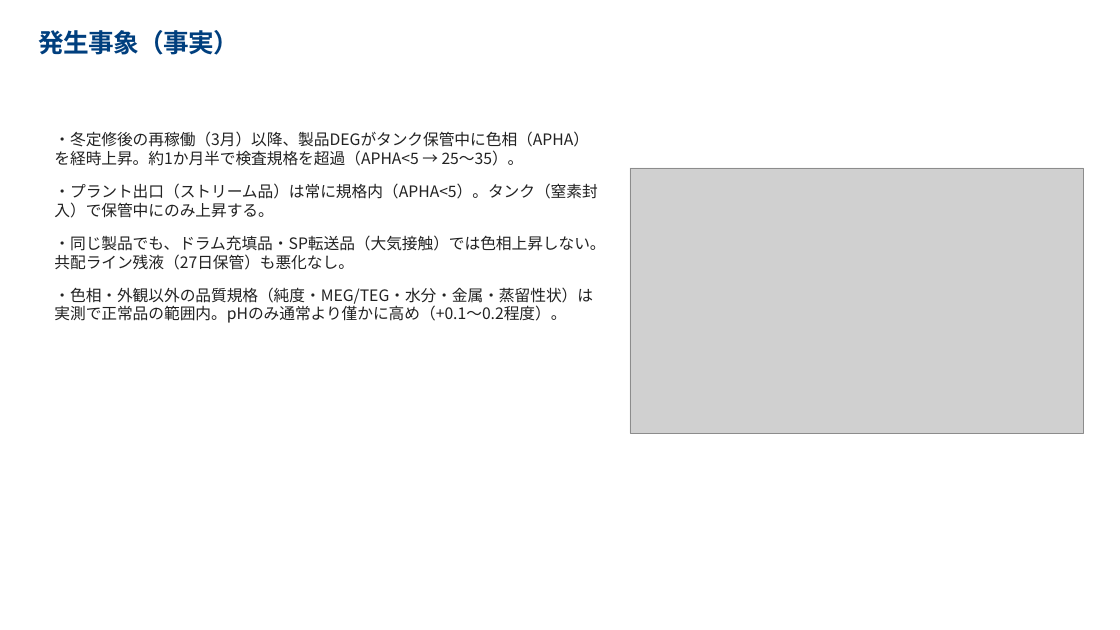
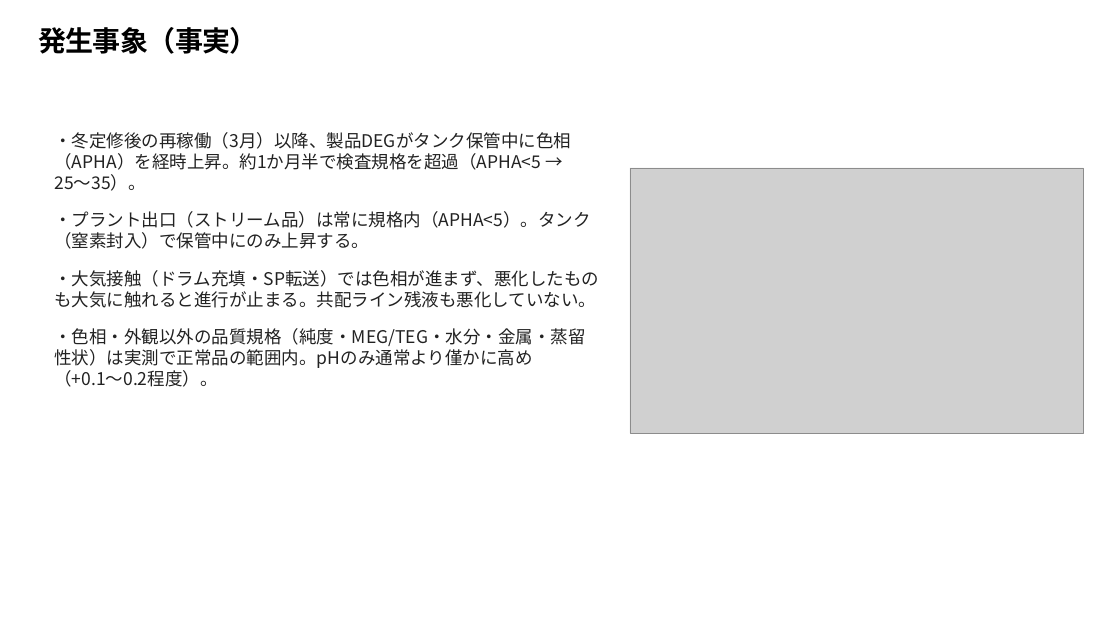
Before and after one commit to hiraoyosa-sys/Base, a slide deck: slide 3 of outputs/製品DEG色相悪化_対策会議.pptx. Drawn at 1120x630 pixels with LibreOffice and Linux fonts; fonts in the diff are those of the drawing; grey boxes stand for pictures. Boxes give left, top, right and bottom in pixels: in the first picture for what was removed or moved away, otherwise in the second. Text is boxed around its words. In the diff, an @@ line names an element or a change of style, - is before the commit and + after.

```diff
--- a/outputs/製品DEG色相悪化_対策会議.pptx
+++ b/outputs/製品DEG色相悪化_対策会議.pptx
@@ title "発生事象（事実）" at [38, 27, 258, 54]: size 22 to 24 pt, text colour #003F7E to #000000 @@
@@ text at [54, 132, 590, 387]: size 13.5 to 15 pt in "・冬定修後の再稼働（3月）以降、製品DEGがタンク保管中に色相（APHA）を経時上昇。約1か月半で検査規格を超過（APH ...", "・プラント出口（ストリーム品）は常に規格内（APHA<5）。タンク（窒素封入）で保管中にのみ上昇する。", "・色相・外観以外の品質規格（純度・MEG/TEG・水分・金属・蒸留性状）は実測で正常品の範囲内。pHのみ通常より僅かに高 ..."; more space between paragraphs @@
@@ text at [54, 270, 599, 308]: text changed; size 13.5 to 15 pt @@
-・同じ製品でも、ドラム充填品・SP転送品（大気接触）では色相上昇しない。共配ライン残液（27日保管）も悪化なし。
+・大気接触（ドラム充填・SP転送）では色相が進まず、悪化したものも大気に触れると進行が止まる。共配ライン残液も悪化していない。
```
Also in this commit, not shown: 13 other slides changed, 1 slide added, 9 other files.
